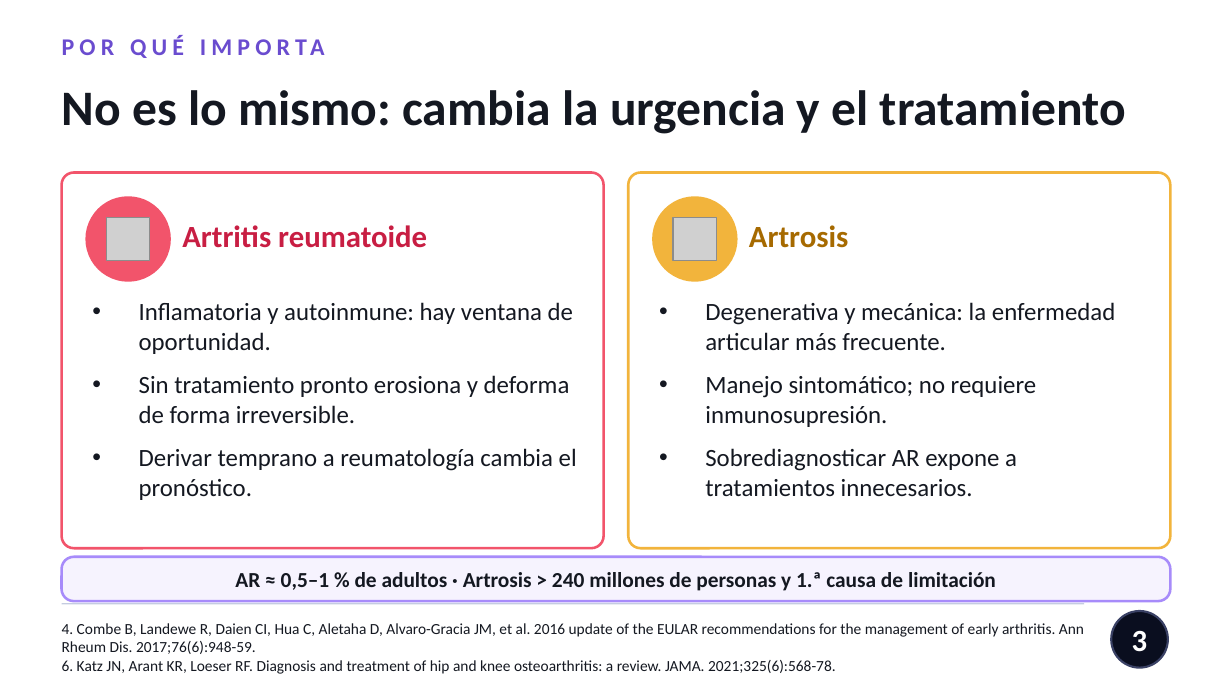
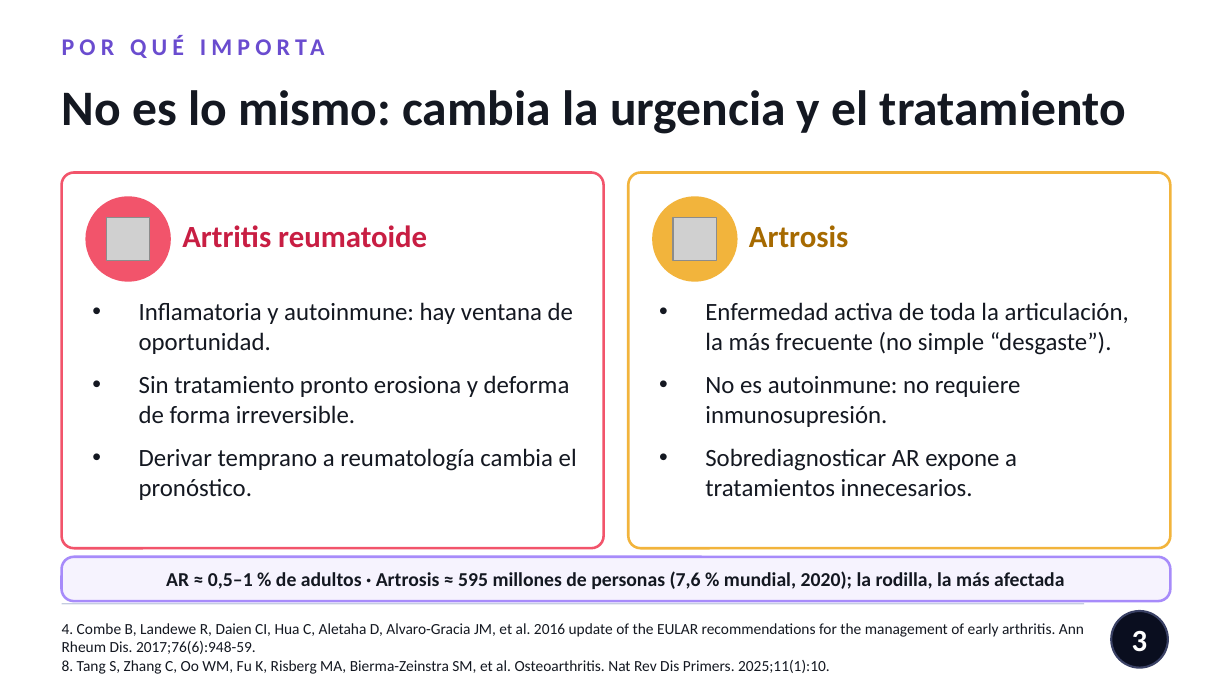
Before and after one commit to nestor120512/nes, a slide deck: slide 3 of Dx_AR_vs_artrosis.pptx. Drawn at 1232x693 pixels with LibreOffice and Linux fonts; fonts in the diff are those of the drawing; grey boxes stand for pictures. Boxes give left, top, right and bottom in pixels: in the first picture for what was removed or moved away, otherwise in the second. Text is boxed around its words. In the diff, an @@ line names an element or a change of style, - is before the commit and + after.

```diff
--- a/Dx_AR_vs_artrosis.pptx
+++ b/Dx_AR_vs_artrosis.pptx
@@ text at (705,302,1129,427): text changed @@
-• Degenerativa y mecánica: la enfermedad articular más frecuente.
-• Manejo sintomático; no requiere inmunosupresión.
+• Enfermedad activa de toda la articulación, la más frecuente (no simple “desgaste”).
+• No es autoinmune: no requiere inmunosupresión.
@@ text at (166,571,1064,589): text changed; size 12.5 to 11.5 pt @@
-AR ≈ 0,5–1 % de adultos · Artrosis > 240 millones de personas y 1.ª causa de limitación
+AR ≈ 0,5–1 % de adultos · Artrosis ≈ 595 millones de personas (7,6 % mundial, 2020); la rodilla, la más afectada
@@ text at (62,660,830,674): text changed @@
-6. Katz JN, Arant KR, Loeser RF. Diagnosis and treatment of hip and knee osteoarthritis: a review. JAMA. 2021;325(6):568-78.
+8. Tang S, Zhang C, Oo WM, Fu K, Risberg MA, Bierma-Zeinstra SM, et al. Osteoarthritis. Nat Rev Dis Primers. 2025;11(1):10.
```
Also in this commit, not shown: 8 other slides changed, 1 slide added.
